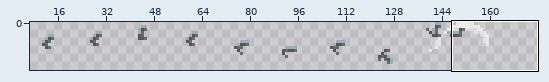
One commit to this sprite sheet: overworld/src/assets/sprites/hero_sword/hero_sword_up.png. Above, an overview of the earlier version with the close-up marked.
Close-up. Before the edit:
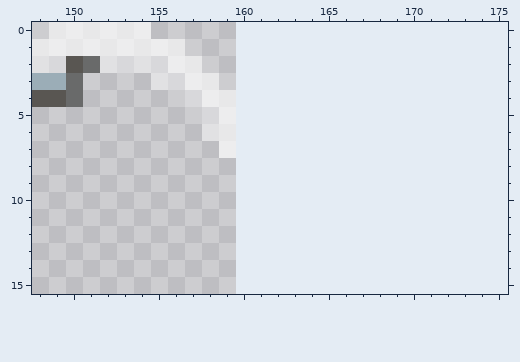
The file is 640x64 pixels, drawn in blocks of 4x4; one block is one cell here. Shown: x 148..175, y 0..15. The old version is drawn lined up with the new one, on the new canvas. The wide view leaves out empty margins.
The same view after the edit:
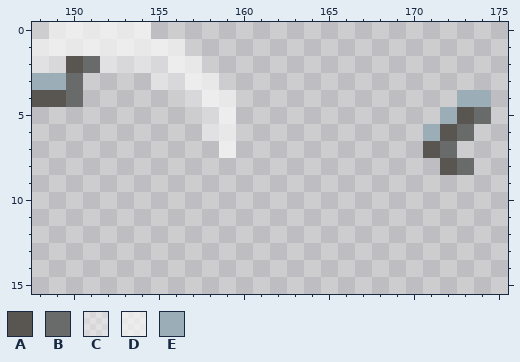
Palette (. is transparent): A #595652  B #696a6a  C #ffffff67  D #ffffffa4  E #9badb7
The exact change:
canvas 160x16 -> 176x16
y 4: x 173..174 .. -> EE
y 5: x 172..174 ... -> EAB
y 6: x 171..173 ... -> EAB
y 7: x 171..172 .. -> AB
y 8: x 172..173 .. -> AB
Pixel boxes of the changes (left, top, right, bottom) in both close-ups:
added: (423, 90, 491, 175)
